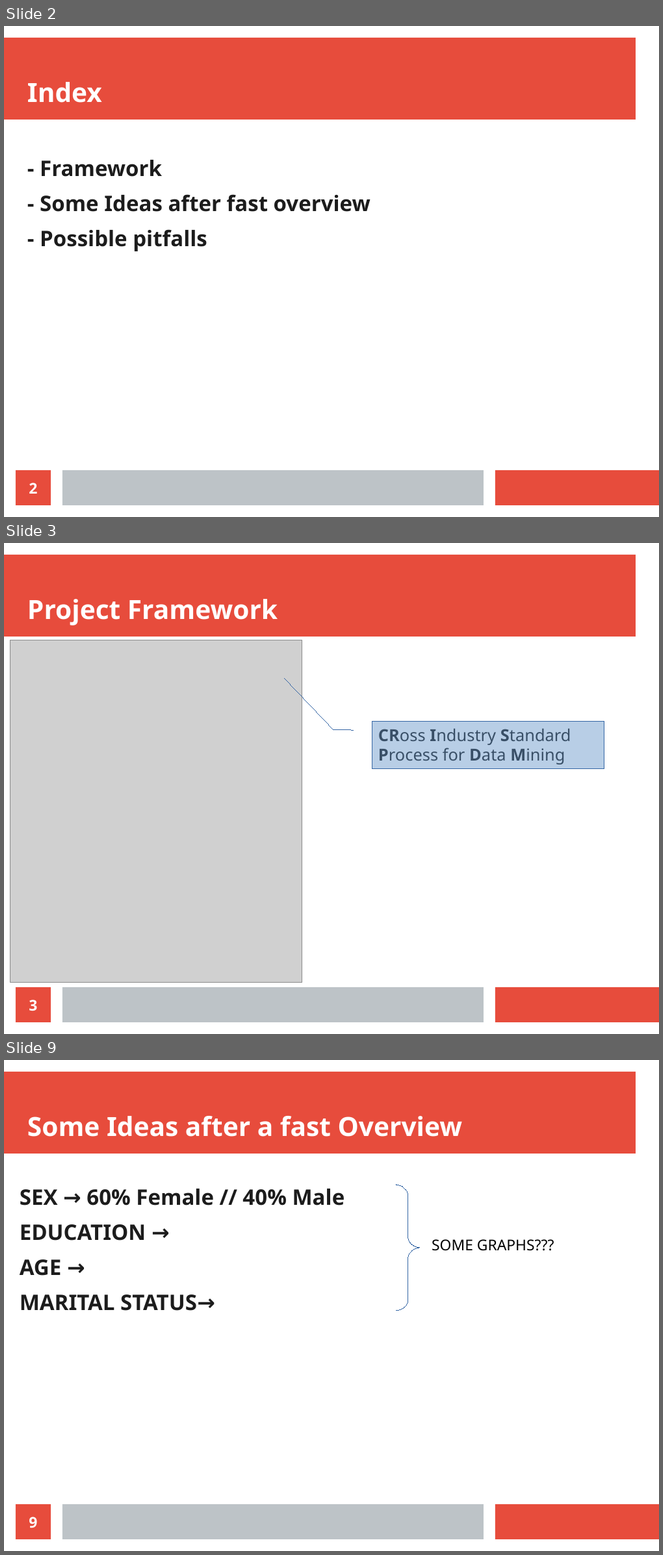
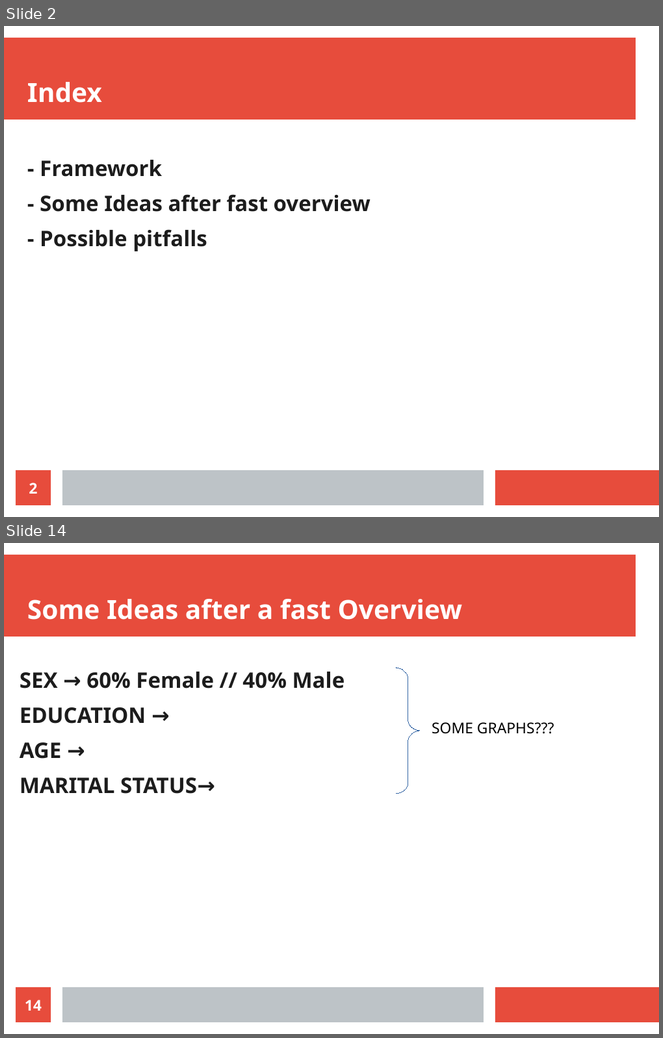
Before and after one commit to alefbenages/CrediOne, a slide deck: Presentation.odp. Shown one above the other, each under a label of ours: slides 2, 3 and 9 before the commit, slides 2 and 14 after it; the slides between them are not shown. The pictures are 663x1555 and 663x1038 pixels, drawn with LibreOffice and Linux fonts; fonts in the diff are those of the drawing; grey boxes stand for pictures. Boxes give left, top, right and bottom in pixels: in the first picture for what was removed or moved away, otherwise in the second. Text is boxed around its words. In the diff, an @@ line names an element or a change of style, - is before the commit and + after.

```diff
--- a/Presentation.odp
+++ b/Presentation.odp
@@ slide 3 removed at box(4, 543, 659, 1034), background #FFFFFF; not listed: 3 template elements that a slide beside it also shows @@
@@ title removed at box(27, 599, 278, 626) @@
-Project Framework
@@ picture removed at box(10, 641, 302, 983) @@
@@ border callout removed at box(373, 721, 605, 769) @@
@@ text removed at box(378, 729, 571, 765) @@
-CRoss Industry Standard Process for Data Mining
@@ page number removed at box(16, 988, 51, 1023) @@
-3
@@ what was slide 9 is now slide 14 @@
@@ page number at box(25, 1000, 42, 1011): text changed @@
-9
+14
```
Also in this commit, not shown: 5 slides changed, 7 slides added, 3 other slides removed, 19 other files.
